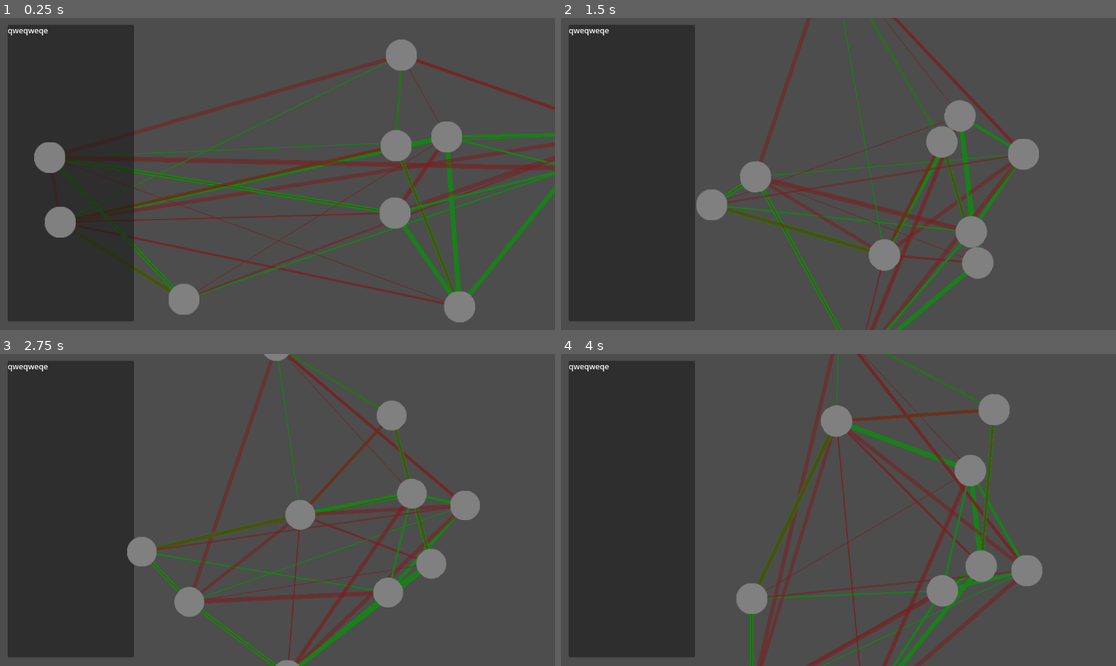
Above: before the commit, frames 1-4 (two rows, left to right).
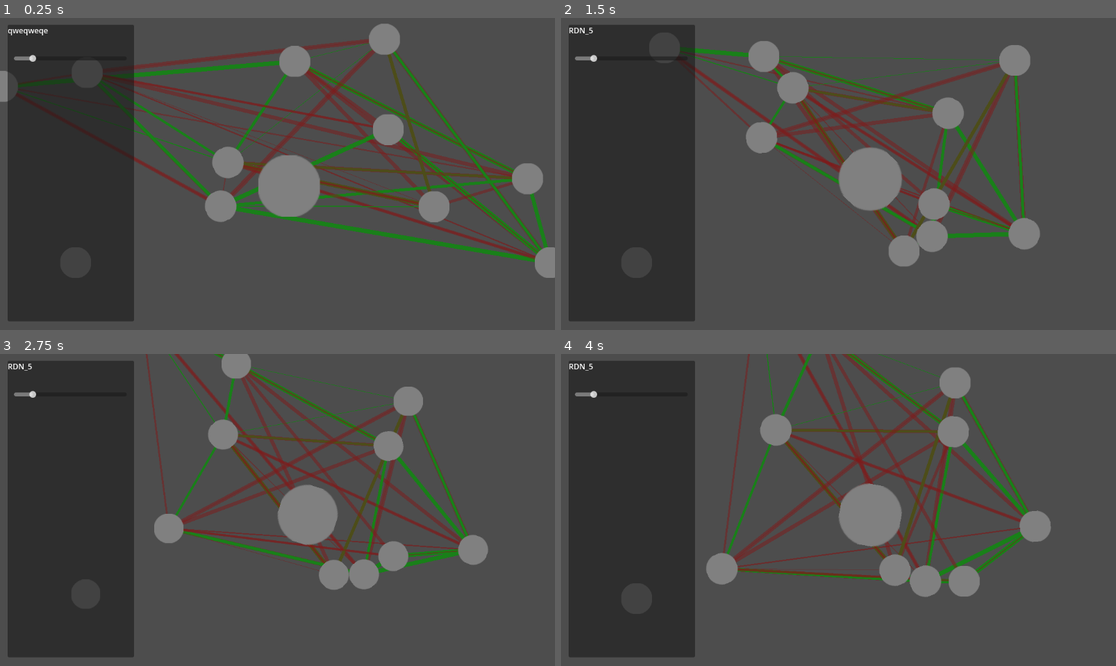
Above: after the commit, the same moments.

Repository: Ravath/SpacialOptimizer
Game: Godot game, scene res://Scenes/RigidSim.tscn
Same seed, same stepped clock (60 frames per second), same inputs: the game is played once before the commit and once after it.
Inputs (mouse positions are in pixels of both pictures, inside the frame that each line leads up to):
- Up to frame 1 (0.25 s): no input
- Up to frame 2 (1.5 s): move the mouse to (960, 158) at 0.52 s; hold Middle mouse button (drag_cam) 0.53-1.25 s; click (960, 158) at 0.67 s; drag from (727, 189) to (977, 245) at 1.27 s
- Up to frame 3 (2.75 s): move the mouse to (333, 441) at 2.02 s; tap Mouse wheel down (zoom_out) at 2.1 s; click (333, 441) at 2.17 s
- Up to frame 4 (4 s): drag from (810, 572) to (860, 513) at 2.77 s; move the mouse to (1005, 556) at 3.52 s; tap Mouse wheel up (zoom_in) at 3.6 s; click (1005, 556) at 3.67 s

The runs differ from the first frame. In frame 1, 22% of the frame differs, in the area x 0-100%, y 1-98%; in frame 2, 18%; in frame 3, 17%; in frame 4, 19%.

Commit message:
selection node and set size interface

Diff:
--- /dev/null
+++ b/Scenes/NodeCollection.gd
@@ -0,0 +1,85 @@
+extends Node2D
+
+const MIN_FORCE = -10
+const MAX_FORCE = 10
+const VITESSE = 10
+
+var rng = RandomNumberGenerator.new()
+var nodes = []
+#export(Array, RigidForce)  (if its possible ...)
+var forces = []
+var center_forces = []
+
+# Called when the node enters the scene tree for the first time.
+func _ready():
+	pass # Replace with function body.
+
+func _draw():
+	for f in forces:
+		# draw the force (green=attraction / red=repulsion)
+		var c = Color(0.1, 0.5, 0.1)
+		var thickness = f.force / VITESSE
+		if f.force < 0 :
+			c = Color(0.5, 0.1, 0.1, 0.5)
+			thickness = - thickness
+		draw_line(f.targetA.position, f.targetB.position, c, thickness)
+
+func _process(_delta):
+	for f in center_forces:
+		f.apply_forces()
+	for f in forces:
+		f.apply_forces()
+	queue_redraw()
+
+func add_sim_node(new_position):
+	var n = $TemplateNode.duplicate(DUPLICATE_SIGNALS|DUPLICATE_GROUPS|DUPLICATE_SCRIPTS|DUPLICATE_USE_INSTANTIATION)
+	n.visible = true
+	n.set_position(new_position)
+	add_child(n)
+	nodes.append(n)
+	n.node_name = "RDN_" + str(nodes.size())
+
+	# forces to keep into the monitor (debug)
+	center_forces.append(RigidForce.new($Center, n, VITESSE*MAX_FORCE / 500))
+
+	# connect selection event
+	n.connect("node_selected", get_parent().info_panel.set_node)
+
+func create_test_nodes():
+	rng.randomize()
+
+	var NBR_NODES = 10
+	var NBR_FRIENDS = 2
+	var NBR_FOES = 3
+
+	var spwansize = Vector2(1600,800)
+
+	# instanciate a bunch of nodes
+	for _i in range(NBR_NODES):
+		var randX = rng.randf_range(0.0, spwansize.x) - spwansize.x/2
+		var randY = rng.randf_range(0.0, spwansize.y) - spwansize.y/2
+		add_sim_node(Vector2(randX, randY))
+
+	# link the nodes with forces
+	for n in nodes:
+		var nbrFriends = NBR_FRIENDS
+		var nbrFoes = NBR_FOES
+		# full rand formula
+#		n.add_force(Force.new(tn, (rng.randi() % (MAX_FORCE - MIN_FORCE + 1)) + MIN_FORCE))
+
+#		# add buddy
+		var tn
+		while nbrFriends> 0:
+			tn = nodes[rng.randi() % nodes.size()]
+			while tn == n :
+				tn = nodes[rng.randi() % nodes.size()]
+			forces.append(RigidForce.new(n, tn, VITESSE*rng.randi_range(1, MAX_FORCE)))
+			nbrFriends -= 1
+
+		# add ennemy
+		while nbrFoes> 0:
+			tn = nodes[rng.randi() % nodes.size()]
+			while tn == n :
+				tn = nodes[rng.randi() % nodes.size()]
+			forces.append(RigidForce.new(n, tn, VITESSE*rng.randi_range(MIN_FORCE, -1)))
+			nbrFoes -= 1
--- a/Scenes/RigidSim.tscn
+++ b/Scenes/RigidSim.tscn
@@ -1,12 +1,30 @@
-[gd_scene load_steps=5 format=3 uid="uid://u2wpji0205vy"]
+[gd_scene load_steps=6 format=3 uid="uid://u2wpji0205vy"]
 
 [ext_resource type="PackedScene" uid="uid://cgvlf22a30nqd" path="res://Scenes/RigidNode.tscn" id="1"]
 [ext_resource type="Script" path="res://Script/RigidSim.gd" id="2"]
 [ext_resource type="Script" path="res://Script/CameraTrack.gd" id="2_8ncgo"]
+[ext_resource type="Script" path="res://Scenes/NodeCollection.gd" id="2_of2h8"]
 [ext_resource type="Script" path="res://Script/Info.gd" id="3_lon2u"]
 
 [node name="RigidSim" type="Node2D"]
 script = ExtResource("2")
+
+[node name="NodeCollection" type="Node2D" parent="."]
+script = ExtResource("2_of2h8")
+
+[node name="TemplateNode" parent="NodeCollection" instance=ExtResource("1")]
+visible = false
+gravity_scale = 10.0
+
+[node name="Center" parent="NodeCollection" instance=ExtResource("1")]
+disable_mode = 1
+gravity_scale = 0.0
+size = 2.0
+node_name = "CENTER"
+
+[node name="RigidNode" parent="NodeCollection" instance=ExtResource("1")]
+position = Vector2(-443, 208)
+node_name = "TEST1"
 
 [node name="CameraTrack" type="Node2D" parent="."]
 script = ExtResource("2_8ncgo")
@@ -29,6 +47,7 @@
 offset_bottom = 650.0
 grow_horizontal = 2
 grow_vertical = 2
+mouse_filter = 2
 script = ExtResource("3_lon2u")
 metadata/_edit_lock_ = true
 
@@ -56,14 +75,16 @@
 text = "qweqweqe"
 metadata/_edit_lock_ = true
 
-[node name="TemplateNode" parent="." instance=ExtResource("1")]
-visible = false
-gravity_scale = 10.0
+[node name="size_slide" type="HSlider" parent="CameraTrack/Camera2D/Info/Panel"]
+layout_mode = 0
+offset_left = 13.0
+offset_top = 62.0
+offset_right = 247.0
+offset_bottom = 78.0
+min_value = 5.0
+max_value = 40.0
+value = 10.0
 
-[node name="Center" parent="." instance=ExtResource("1")]
-visible = false
-gravity_scale = 0.0
-
-[node name="RigidNode" parent="." instance=ExtResource("1")]
-visible = false
-position = Vector2(-443, 208)
+[connection signal="node_selected" from="NodeCollection/Center" to="CameraTrack/Camera2D/Info" method="set_node"]
+[connection signal="node_selected" from="NodeCollection/RigidNode" to="CameraTrack/Camera2D/Info" method="set_node"]
+[connection signal="value_changed" from="CameraTrack/Camera2D/Info/Panel/size_slide" to="CameraTrack/Camera2D/Info" method="_on_size_slide_value_changed"]
--- a/Script/Info.gd
+++ b/Script/Info.gd
@@ -2,5 +2,15 @@
 
 @onready var nameLabel = $Panel/NodeName
 
+var current_node
+
 func set_node(node) :
-	nameLabel.Text = node.node_name
+	current_node = node
+	nameLabel.text = node.node_name
+	$Panel/size_slide.value = node.size * 10
+
+func _on_size_slide_value_changed(value):
+	if not current_node :
+		return
+	current_node.set_size(value / 10)
+	pass # Replace with function body.
--- a/Script/RigidNode.gd
+++ b/Script/RigidNode.gd
@@ -2,30 +2,42 @@
 
 class_name RigidNode
 
+signal node_selected(sel_node)
+
 @export var fixed = false
 @export var size  = 1.0 # (float, 1, 10, 0.1)
 @export var color = Color.RED
+# User Data
+@export var node_name = "NODE"
 
 var drag = false
 var start_position = Vector2(0, 0)
 var drag_start_position = Vector2(0, 0)
 var controlSize
 
-# User Data
-var node_name = "NODE"
+var base_ctrl_size
 
 # Called when the node enters the scene tree for the first time.
 func _ready():
-	controlSize = $Control.size
-	$Control.size = controlSize * size
-	$Sprite2D.scale = Vector2(size, size)
-	$CollisionShape2D.scale = Vector2(size, size)
-	$Area2D.scale = Vector2(size, size)
-	$Sprite2D.modulate  = color
+	base_ctrl_size = $Control.size
+	set_size(size)
+	set_color(color)
 	if fixed :
 		#self.set_mode( FREEZE_MODE_STATIC )
 		self.set_freeze.mode(RigidBody2D.FREEZE_MODE_STATIC)
 	pass # Replace with function body.
+
+func set_size(new_size) :
+	size = new_size
+	$Control.size = base_ctrl_size * size
+	$Control.position = -$Control.size / 2
+	$Sprite2D.scale = Vector2(size, size)
+	$CollisionShape2D.scale = Vector2(size, size)
+	$Area2D.scale = Vector2(size, size)
+
+func set_color(new_color) :
+	color = new_color
+	$Sprite2D.modulate  = color
 
 func _process(_delta):
 	pass
@@ -36,10 +48,11 @@
 func _on_Control_gui_input(event):
 	if event is InputEventMouseButton :
 		# If pressed by the mouse, start dragging
-		if event.pressed and event.button_index == MOUSE_BUTTON_LEFT:
+		if event.pressed and event.button_index == MOUSE_BUTTON_LEFT :
 			drag = true
 			drag_start_position = get_global_mouse_position()
 			start_position = position
+			node_selected.emit(self)
 		# If released  by the mouse, stop dragging
 		if not event.pressed and event.button_index == MOUSE_BUTTON_LEFT :
 			drag = false
--- a/Script/RigidSim.gd
+++ b/Script/RigidSim.gd
@@ -1,84 +1,9 @@
 extends Node2D
 
-const MIN_FORCE = -10
-const MAX_FORCE = 10
-const VITESSE = 10
 
-var rng = RandomNumberGenerator.new()
-var nodes = []
-#export(Array, RigidForce)  (if its possible ...)
-var forces = []
-var center_forces = []
+@onready var info_panel = $CameraTrack/Camera2D/Info
 
 # Called when the node enters the scene tree for the first time.
 func _ready():
-	create_test_nodes()
+	$NodeCollection.create_test_nodes()
 	pass
-
-# Called every frame. 'delta' is the elapsed time since the previous frame.
-func _process(_delta):
-	for f in center_forces:
-		f.apply_forces()
-	for f in forces:
-		f.apply_forces()
-	queue_redraw()
-
-func _draw():
-	for f in forces:
-		# draw the force (green=attraction / red=repulsion)
-		var c = Color(0.1, 0.5, 0.1)
-		var thickness = f.force / VITESSE
-		if f.force < 0 :
-			c = Color(0.5, 0.1, 0.1, 0.5)
-			thickness = - thickness
-		draw_line(f.targetA.position, f.targetB.position, c, thickness)
-
-func add_sim_node(new_position):
-	var n = $TemplateNode.duplicate(DUPLICATE_SIGNALS|DUPLICATE_GROUPS|DUPLICATE_SCRIPTS|DUPLICATE_USE_INSTANTIATION)
-	n.visible = true
-	n.set_position(new_position)
-	add_child(n)
-	nodes.append(n)
-	n.node_name = "RDN_" + str(nodes.size())
-
-	# forces to keep into the monitor (debug)
-	center_forces.append(RigidForce.new($Center, n, VITESSE*MAX_FORCE / 500))
-
-func create_test_nodes():
-	rng.randomize()
-
-	var NBR_NODES = 10
-	var NBR_FRIENDS = 2
-	var NBR_FOES = 3
-
-	var spwansize = Vector2(1600,800)
-
-	# instanciate a bunch of nodes
-	for _i in range(NBR_NODES):
-		var randX = rng.randf_range(0.0, spwansize.x) - spwansize.x/2
-		var randY = rng.randf_range(0.0, spwansize.y) - spwansize.y/2
-		add_sim_node(Vector2(randX, randY))
-
-	# link the nodes with forces
-	for n in nodes:
-		var nbrFriends = NBR_FRIENDS
-		var nbrFoes = NBR_FOES
-		# full rand formula
-#		n.add_force(Force.new(tn, (rng.randi() % (MAX_FORCE - MIN_FORCE + 1)) + MIN_FORCE))
-
-#		# add buddy
-		var tn
-		while nbrFriends> 0:
-			tn = nodes[rng.randi() % nodes.size()]
-			while tn == n :
-				tn = nodes[rng.randi() % nodes.size()]
-			forces.append(RigidForce.new(n, tn, VITESSE*rng.randi_range(1, MAX_FORCE)))
-			nbrFriends -= 1
-
-		# add ennemy
-		while nbrFoes> 0:
-			tn = nodes[rng.randi() % nodes.size()]
-			while tn == n :
-				tn = nodes[rng.randi() % nodes.size()]
-			forces.append(RigidForce.new(n, tn, VITESSE*rng.randi_range(MIN_FORCE, -1)))
-			nbrFoes -= 1
